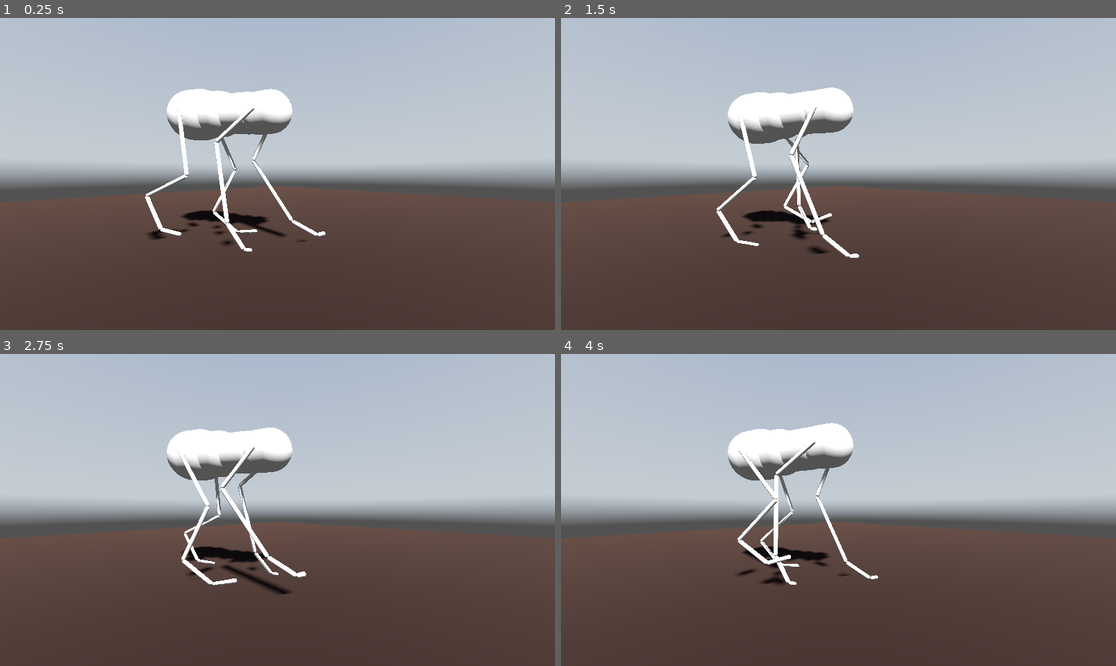
Above: before the commit, frames 1-4 (two rows, left to right).
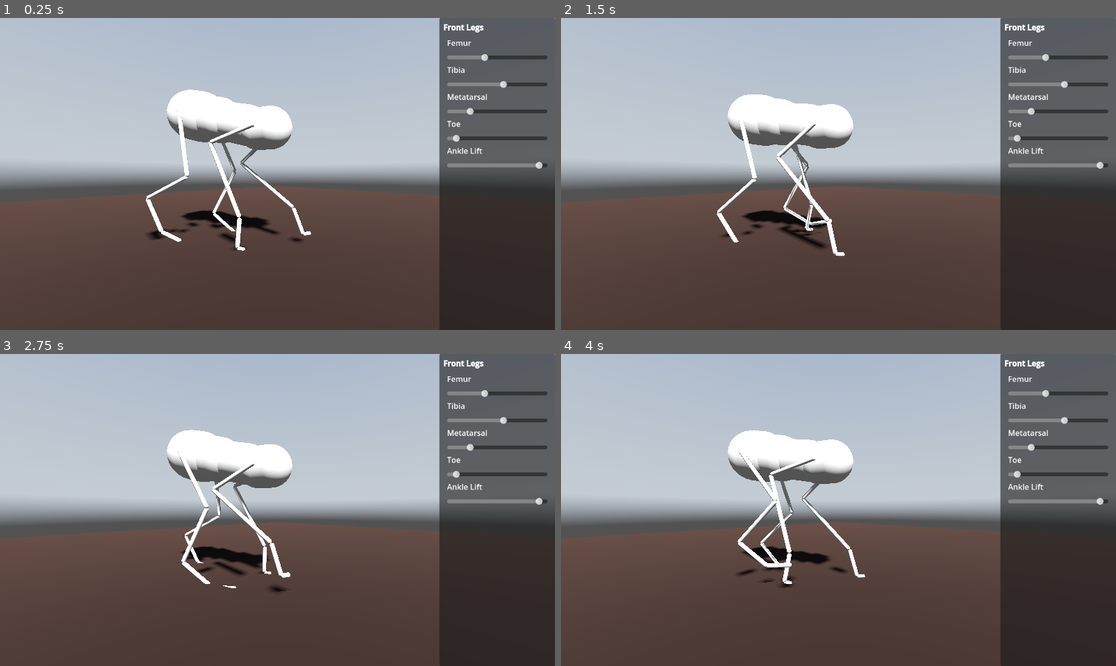
Above: after the commit, the same moments.

Repository: jehoz/legs-and-gaits
Game: Godot game, scene res://scenes/default.tscn
Same seed, same stepped clock (60 frames per second), same inputs: the game is played once before the commit and once after it. A sky picture missing from this copy of the repository is replaced by a grey-blue gradient.
Inputs:
- Up to frame 1 (0.25 s): no input
- Up to frame 2 (1.5 s): no input
- Up to frame 3 (2.75 s): no input
- Up to frame 4 (4 s): no input

The runs differ from the first frame. In frame 1, 24% of the frame differs, in the area x 26-100%, y 0-100%; in frame 2, 24%; in frame 3, 24%; in frame 4, 24%, in the area x 30-100%, y 0-100%.

Commit message:
Add UI control panel, initialize sliders for front leg

Diff:
--- /dev/null
+++ b/scenes/control_panel.gd
@@ -0,0 +1,32 @@
+extends Control
+
+@export_group("Internal")
+@export var creature: Creature
+
+@export var front_femur_slider: Slider
+@export var front_tibia_slider: Slider
+@export var front_metatarsal_slider: Slider
+@export var front_toe_slider: Slider
+@export var front_ankle_lift_slider: Slider
+
+const MIN_SEGMENT_LENGTH: float = 0.001
+const MAX_SEGMENT_LENGTH: float = 1.0
+
+func _ready():
+	var bp: CreatureBlueprint = creature.blueprint
+	var front_leg: LegBlueprint = bp.body_segments[0].leg_blueprint
+
+	for slider in [front_femur_slider, front_tibia_slider, front_metatarsal_slider, front_toe_slider]:
+		slider.step = 0.001
+		slider.max_value = MAX_SEGMENT_LENGTH
+		slider.min_value = MIN_SEGMENT_LENGTH
+
+	front_femur_slider.value = front_leg.femur_length
+	front_tibia_slider.value = front_leg.tibia_length
+	front_metatarsal_slider.value = front_leg.metatarsal_length
+	front_toe_slider.value = front_leg.toe_length
+
+	front_ankle_lift_slider.step = 0.001
+	front_ankle_lift_slider.max_value = PI/2
+	front_ankle_lift_slider.min_value = 0
+	front_ankle_lift_slider.value = front_leg.ankle_lift
--- a/scenes/default.tscn
+++ b/scenes/default.tscn
@@ -1,10 +1,11 @@
-[gd_scene load_steps=18 format=3 uid="uid://coip7ho7vu6cf"]
+[gd_scene load_steps=19 format=3 uid="uid://coip7ho7vu6cf"]
 
 [ext_resource type="Script" path="res://scripts/creature.gd" id="1_e1xh8"]
 [ext_resource type="Script" path="res://scripts/blueprint/leg_blueprint.gd" id="2_sau8g"]
 [ext_resource type="Script" path="res://scripts/blueprint/body_segment_blueprint.gd" id="3_yjyq1"]
 [ext_resource type="Script" path="res://scripts/blueprint/creature_blueprint.gd" id="4_kntse"]
 [ext_resource type="Texture2D" uid="uid://uydeaoymddl7" path="res://assets/kloofendal_48d_partly_cloudy_puresky_2k.hdr" id="5_8pggb"]
+[ext_resource type="Script" path="res://scenes/control_panel.gd" id="6_3ibm0"]
 
 [sub_resource type="Resource" id="Resource_4swe1"]
 script = ExtResource("2_sau8g")
@@ -12,7 +13,7 @@
 tibia_length = 0.57
 metatarsal_length = 0.21
 toe_length = 0.06
-heel_elevation = 1.5
+ankle_lift = 1.5
 leg_type = 0
 
 [sub_resource type="Resource" id="Resource_7xwdi"]
@@ -37,7 +38,7 @@
 tibia_length = 0.45
 metatarsal_length = 0.3
 toe_length = 0.2
-heel_elevation = 0.8
+ankle_lift = 0.8
 leg_type = 1
 
 [sub_resource type="Resource" id="Resource_xxp1j"]
@@ -96,3 +97,104 @@
 transform = Transform3D(-0.918031, 0.202607, -0.340837, -0.392504, -0.586225, 0.708718, -0.0562163, 0.784405, 0.617697, 0.482797, 5.92837, 2.46534)
 light_energy = 2.0
 shadow_enabled = true
+
+[node name="CanvasLayer" type="CanvasLayer" parent="."]
+
+[node name="Control" type="Control" parent="CanvasLayer"]
+layout_mode = 3
+anchors_preset = 11
+anchor_left = 1.0
+anchor_right = 1.0
+anchor_bottom = 1.0
+offset_left = -240.0
+
+[node name="Panel" type="Panel" parent="CanvasLayer/Control" node_paths=PackedStringArray("creature", "front_femur_slider", "front_tibia_slider", "front_metatarsal_slider", "front_toe_slider", "front_ankle_lift_slider")]
+layout_mode = 1
+anchors_preset = 15
+anchor_right = 1.0
+anchor_bottom = 1.0
+grow_horizontal = 2
+grow_vertical = 2
+mouse_filter = 2
+script = ExtResource("6_3ibm0")
+creature = NodePath("../../../Creature")
+front_femur_slider = NodePath("MarginContainer/VBoxContainer/MarginContainer/VBoxContainer/FrontFemurSlider")
+front_tibia_slider = NodePath("MarginContainer/VBoxContainer/MarginContainer/VBoxContainer/FrontTibiaSlider")
+front_metatarsal_slider = NodePath("MarginContainer/VBoxContainer/MarginContainer/VBoxContainer/FrontMetatarsalSlider")
+front_toe_slider = NodePath("MarginContainer/VBoxContainer/MarginContainer/VBoxContainer/FrontToeSlider")
+front_ankle_lift_slider = NodePath("MarginContainer/VBoxContainer/MarginContainer/VBoxContainer/FrontAnkleLiftSlider")
+
+[node name="MarginContainer" type="MarginContainer" parent="CanvasLayer/Control/Panel"]
+layout_mode = 1
+anchors_preset = 15
+anchor_right = 1.0
+anchor_bottom = 1.0
+grow_horizontal = 2
+grow_vertical = 2
+theme_override_constants/margin_left = 8
+theme_override_constants/margin_top = 8
+theme_override_constants/margin_right = 8
+theme_override_constants/margin_bottom = 8
+
+[node name="VBoxContainer" type="VBoxContainer" parent="CanvasLayer/Control/Panel/MarginContainer"]
+layout_mode = 2
+
+[node name="FrontLegsHeader" type="RichTextLabel" parent="CanvasLayer/Control/Panel/MarginContainer/VBoxContainer"]
+custom_minimum_size = Vector2(0, 28)
+layout_mode = 2
+bbcode_enabled = true
+text = "[b]Front Legs[/b]"
+
+[node name="MarginContainer" type="MarginContainer" parent="CanvasLayer/Control/Panel/MarginContainer/VBoxContainer"]
+layout_mode = 2
+theme_override_constants/margin_left = 8
+theme_override_constants/margin_right = 8
+
+[node name="VBoxContainer" type="VBoxContainer" parent="CanvasLayer/Control/Panel/MarginContainer/VBoxContainer/MarginContainer"]
+layout_mode = 2
+theme_override_constants/separation = 0
+
+[node name="FrontFemurLabel" type="RichTextLabel" parent="CanvasLayer/Control/Panel/MarginContainer/VBoxContainer/MarginContainer/VBoxContainer"]
+custom_minimum_size = Vector2(0, 28)
+layout_mode = 2
+text = "Femur"
+
+[node name="FrontFemurSlider" type="HSlider" parent="CanvasLayer/Control/Panel/MarginContainer/VBoxContainer/MarginContainer/VBoxContainer"]
+custom_minimum_size = Vector2(0, 28)
+layout_mode = 2
+
+[node name="FrontTibiaLabel" type="RichTextLabel" parent="CanvasLayer/Control/Panel/MarginContainer/VBoxContainer/MarginContainer/VBoxContainer"]
+custom_minimum_size = Vector2(0, 28)
+layout_mode = 2
+text = "Tibia"
+
+[node name="FrontTibiaSlider" type="HSlider" parent="CanvasLayer/Control/Panel/MarginContainer/VBoxContainer/MarginContainer/VBoxContainer"]
+custom_minimum_size = Vector2(0, 28)
+layout_mode = 2
+
+[node name="FrontMetatarsalLabel" type="RichTextLabel" parent="CanvasLayer/Control/Panel/MarginContainer/VBoxContainer/MarginContainer/VBoxContainer"]
+custom_minimum_size = Vector2(0, 28)
+layout_mode = 2
+text = "Metatarsal"
+
+[node name="FrontMetatarsalSlider" type="HSlider" parent="CanvasLayer/Control/Panel/MarginContainer/VBoxContainer/MarginContainer/VBoxContainer"]
+custom_minimum_size = Vector2(0, 28)
+layout_mode = 2
+
+[node name="FrontToeLabel" type="RichTextLabel" parent="CanvasLayer/Control/Panel/MarginContainer/VBoxContainer/MarginContainer/VBoxContainer"]
+custom_minimum_size = Vector2(0, 28)
+layout_mode = 2
+text = "Toe"
+
+[node name="FrontToeSlider" type="HSlider" parent="CanvasLayer/Control/Panel/MarginContainer/VBoxContainer/MarginContainer/VBoxContainer"]
+custom_minimum_size = Vector2(0, 28)
+layout_mode = 2
+
+[node name="FrontAnkleLiftLabel" type="RichTextLabel" parent="CanvasLayer/Control/Panel/MarginContainer/VBoxContainer/MarginContainer/VBoxContainer"]
+custom_minimum_size = Vector2(0, 28)
+layout_mode = 2
+text = "Ankle Lift"
+
+[node name="FrontAnkleLiftSlider" type="HSlider" parent="CanvasLayer/Control/Panel/MarginContainer/VBoxContainer/MarginContainer/VBoxContainer"]
+custom_minimum_size = Vector2(0, 28)
+layout_mode = 2
